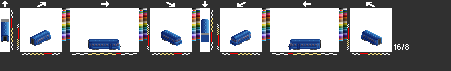
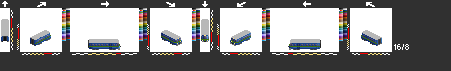
Layered file, before and after one edit (451 x 71). Changes by layer:
showed "y4light", painted on it over bbox(177, 35, 235, 44)
showed "y4lj1", painted on it over bbox(1, 19, 382, 50)
painted on "y4" over bbox(1, 19, 232, 42)
